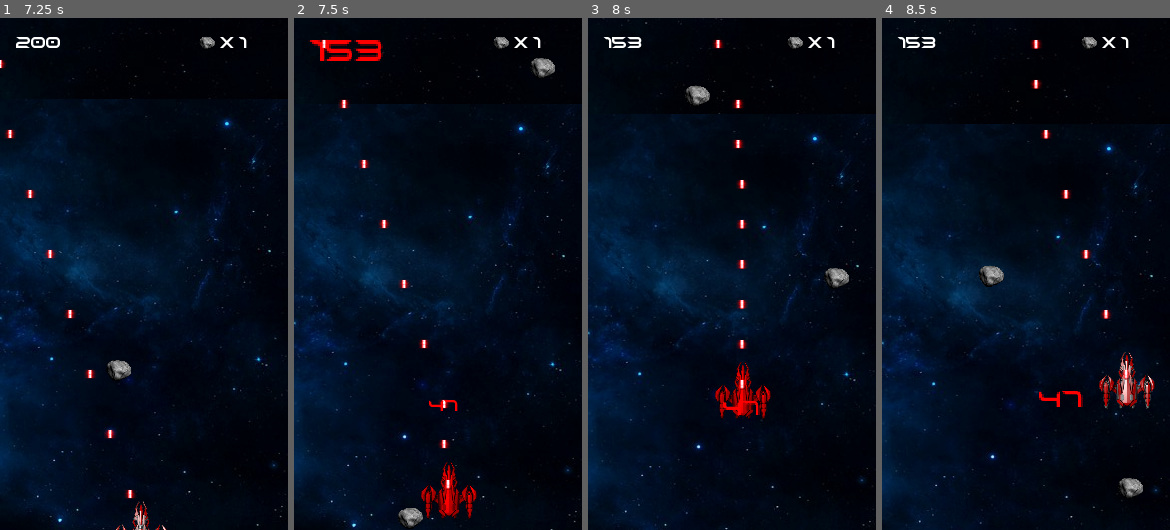
Above: before the commit, frames 1-4 (left to right).
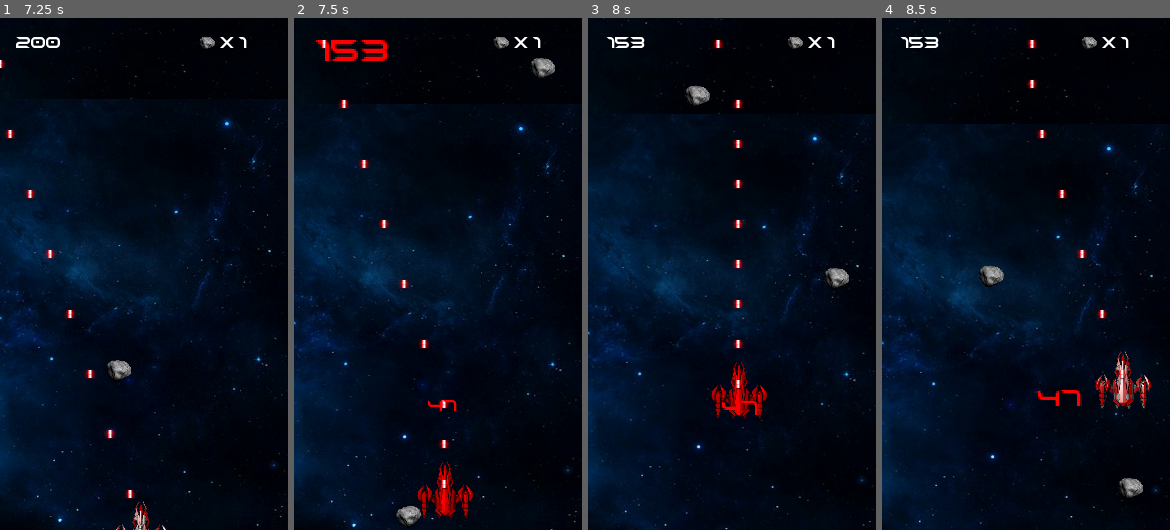
Above: after the commit, the same moments.

Repository: al-bezd/SpiceWar
Game: Godot game, scene res://level/level.tscn
The game is run twice, just before and just after one commit, with the same random seed, the same clock (stepped at 60 frames per second) and the same inputs.
Inputs (mouse positions are in pixels of both pictures, inside the frame that each line leads up to):
- Up to frame 1 (7.25 s): click (5, 28) at 0.52 s; hold Right (ui_right) 1.28-2.03 s; hold Down (ui_down) 2.03-2.78 s; hold Right (ui_right) 2.78-3.53 s; hold Up (ui_up) 3.53-4.28 s; hold Left (ui_left) 4.28-5.78 s; hold Down (ui_down) 5.78-6.53 s; hold Right (ui_right) from 6.53 s (still down)
- Up to frame 2 (7.5 s): release Right (ui_right) at 7.28 s; hold Up (ui_up) from 7.28 s (still down)
- Up to frame 3 (8 s): keep holding Up (ui_up)
- Up to frame 4 (8.5 s): release Up (ui_up) at 8.03 s; hold Right (ui_right) from 8.03 s (still down)

Frame 1 is identical in both runs. In frame 2, 1.9% of the frame differs, in the area x 5-64%, y 4-100%; in frame 3, 1.6%; in frame 4, 2.0%, in the area x 5-95%, y 3-77%.

Commit message:
add files

Diff:
--- a/hero/hero.gd
+++ b/hero/hero.gd
@@ -25,35 +25,29 @@
 
 
 func _physics_process(delta):
+	if not is_dead:
 	#velocity.y += delta * GRAVITY
 
-	if Input.is_action_pressed("ui_left") :
-		position.x = clamp(position.x-WALK_SPEED*delta,0,9*32)
-		#velocity.x = -WALK_SPEED
-	elif Input.is_action_pressed("ui_right"):
-		position.x = clamp(position.x+WALK_SPEED*delta,0,9*32)
-		#velocity.x =  WALK_SPEED
-	else:
-		velocity.x = 0
+		if Input.is_action_pressed("ui_left") :
+			position.x = clamp(position.x-WALK_SPEED*delta,0,9*32)
+			#velocity.x = -WALK_SPEED
+		elif Input.is_action_pressed("ui_right"):
+			position.x = clamp(position.x+WALK_SPEED*delta,0,9*32)
+			#velocity.x =  WALK_SPEED
+		else:
+			velocity.x = 0
 
-	if Input.is_action_pressed("ui_up"):
-		position.y = clamp(position.y-WALK_SPEED*delta,0,16*32)
-		#velocity.y = -WALK_SPEED
-	elif Input.is_action_pressed("ui_down"):
-		position.y = clamp(position.y+WALK_SPEED*delta,0,16*32)
-		#velocity.y =  WALK_SPEED
-	else:
-		velocity.y = 0
+		if Input.is_action_pressed("ui_up"):
+			position.y = clamp(position.y-WALK_SPEED*delta,0,16*32)
+			#velocity.y = -WALK_SPEED
+		elif Input.is_action_pressed("ui_down"):
+			position.y = clamp(position.y+WALK_SPEED*delta,0,16*32)
+			#velocity.y =  WALK_SPEED
+		else:
+			velocity.y = 0
 
+		#move_and_slide(velocity, Vector2(0, -1),false, 4, PI/4, false)
 
-
-
-	# We don't need to multiply velocity by delta because "move_and_slide" already takes delta time into account.
-
-	# The second parameter of "move_and_slide" is the normal pointing up.
-	# In the case of a 2D platformer, in Godot, upward is negative y, which translates to -1 as a normal.
-	move_and_slide(velocity, Vector2(0, -1),false, 4, PI/4, false)
-	print(position)
 
 func shot():
 	if not is_dead:
--- a/level/level.gd
+++ b/level/level.gd
@@ -29,7 +29,8 @@
 
 func _process(delta):
 	$Camera2D/ParallaxBackground.scroll_offset.y-=20*delta
-	$Camera2D/Label.text = str($ship.health)
+	if $ship!=null:
+		$Camera2D/Label.text = str($ship.health)
 	$Camera2D/HBoxContainer/Asteroids.text = "x %s"%asteroid
 	print(str(asteroid))
 
@@ -83,5 +84,10 @@
 	#$Camera2D/Label.set("custom_colors/font_color", Color.white)
 
 func game_over():
-	queue_free()
-	get_tree().change_scene("res://level/level.tscn")
+
+	$Camera2D/GameOverMenu.text = 'START'
+	$TweenGameOverMenuStart.interpolate_property($Camera2D/GameOverMenu,'rest_position',
+	Vector2(-100,-32*8),Vector2(32*4,-32*8),1,Tween.TRANS_ELASTIC,Tween.EASE_IN_OUT)
+	$TweenGameOverMenuStart.start()
+	#queue_free()
+	#get_tree().change_scene("res://level/level.tscn")
--- a/level/level.tscn
+++ b/level/level.tscn
@@ -10,6 +10,9 @@
 font_data = ExtResource( 5 )
 
 [sub_resource type="DynamicFont" id=2]
+font_data = ExtResource( 5 )
+
+[sub_resource type="DynamicFont" id=3]
 font_data = ExtResource( 5 )
 
 [node name="Node2D" type="Node2D" groups=[
@@ -34,6 +37,8 @@
 margin_bottom = 25.0
 custom_fonts/font = SubResource( 1 )
 custom_colors/font_color = Color( 1, 1, 1, 1 )
+align = 1
+valign = 1
 __meta__ = {
 "_edit_use_anchors_": false
 }
@@ -58,6 +63,8 @@
 margin_bottom = 18.0
 custom_fonts/font = SubResource( 2 )
 text = "x 0"
+align = 1
+valign = 1
 __meta__ = {
 "_edit_use_anchors_": false
 }
@@ -81,6 +88,30 @@
 rotation = 1.5708
 texture = ExtResource( 4 )
 
+[node name="GameOverMenu" type="Label" parent="Camera2D"]
+margin_right = 40.0
+margin_bottom = 14.0
+custom_fonts/font = SubResource( 3 )
+align = 1
+valign = 1
+__meta__ = {
+"_edit_use_anchors_": false
+}
+
+[node name="Button" type="Button" parent="Camera2D/GameOverMenu"]
+margin_right = 12.0
+margin_bottom = 20.0
+focus_mode = 0
+enabled_focus_mode = 0
+flat = true
+__meta__ = {
+"_edit_use_anchors_": false
+}
+
+[node name="TweenGameOverMenuStart" type="Tween" parent="."]
+
+[node name="TweenGameOverMenuEnd" type="Tween" parent="."]
+
 [connection signal="timeout" from="TimerRespEnemy" to="." method="_on_TimerRespEnemy_timeout"]
 [connection signal="tween_completed" from="Camera2D/TweenHitOnHero" to="." method="_on_TweenHitOnHero_tween_completed"]
 [connection signal="tween_completed" from="Camera2D/HBoxContainer/TweenAsteroids" to="." method="_on_TweenAsteroids_tween_completed"]
Not shown: 1 places in level/level.tscn that only renumber resources
